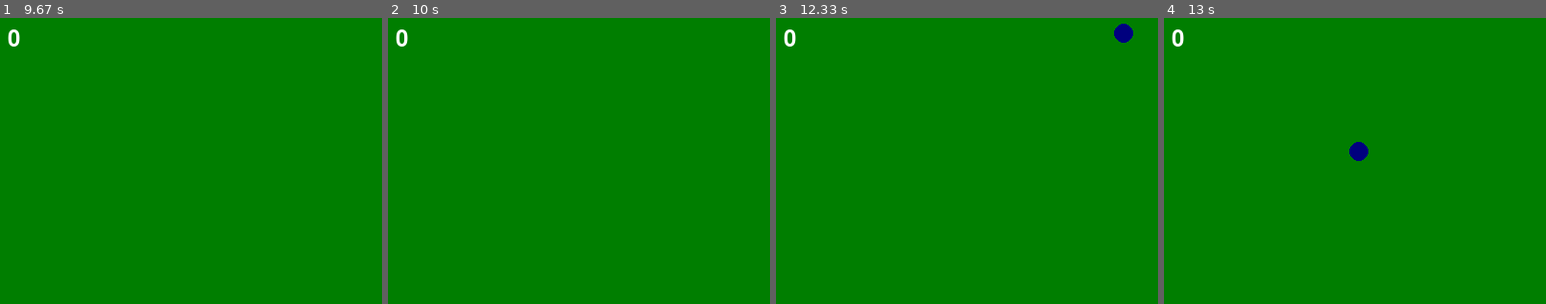
Above: before the commit, frames 1-4 (left to right).
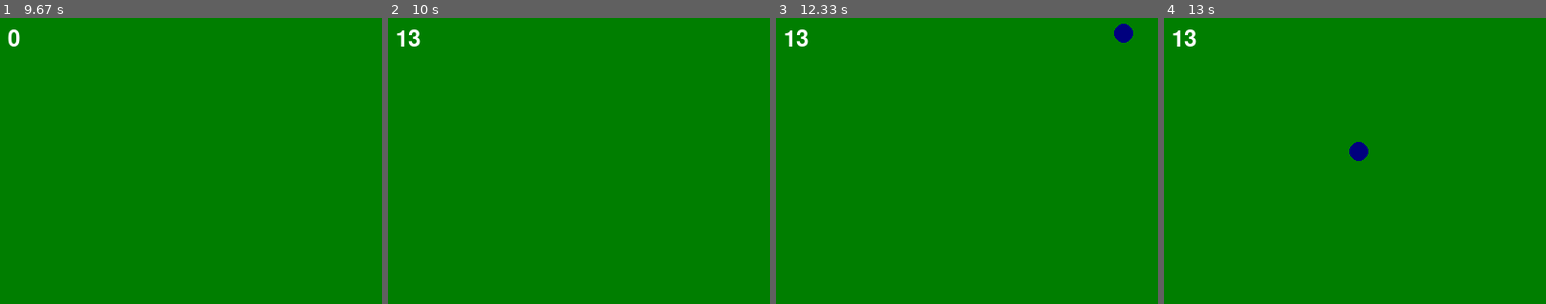
Above: after the commit, the same moments.

Repository: johnsonminzIdc/pygame
Game: pygame game, started from pong_next.py
Two runs of this game, one before a commit and one after it. Both use one fixed random seed, a clock stepped at 60 frames per second and the inputs below.
Inputs:
- Up to frame 1 (9.67 s): hold Left 0.33-0.87 s; hold Left 0.9-1.3 s; hold Right 1.33-1.97 s; hold Left 2-2.47 s; hold Left 8.33-8.8 s; hold Right 8.83-9.3 s; hold Right from 9.33 s (still down)
- Up to frame 2 (10 s): release Right at 9.8 s; hold Left from 9.83 s (still down)
- Up to frame 3 (12.33 s): release Left at 10.37 s; hold Left 10.4-10.8 s; hold Right 10.83-11.47 s; hold Left 11.5-11.97 s; hold Right from 12 s (still down)
- Up to frame 4 (13 s): release Right at 12.47 s; hold Right 12.5-12.97 s
The pictures show only the part of the screen within x 10-60%, y 0-50%; the shares and areas given below are measured in that part.

Frame 1 is identical in both runs. In frame 2, 0.3% of the frame differs, in the area x 2-9%, y 4-10%; in frame 3, 0.3%; in frame 4, 0.3%.

Commit message:
improved the code by taking collision and bounce function inside the main loop

Diff:
--- a/pong_next.py
+++ b/pong_next.py
@@ -112,11 +112,9 @@
 newBall = Ball(Ball_color, Ball_x_pos, Ball_y_pos, Ball_x_vel, Ball_y_vel, Ball_radius)
 newBat=Bat(Bat_color,Bat_x_pos,Bat_y_pos,Bat_width,Bat_height,bat_speed,Bat_stroke)
 new_gameManager=gameManager()
-bounce=newBall.bounce
-collision=newBat.collision
-# creating loop variable
+
+
 running = True
-#new_score=0
 
 
 #Main loop
@@ -125,18 +123,17 @@
         if event.type == pygame.QUIT:
             running = False
 
-    screen.fill((0,126,0))        # 1) clear background
+    screen.fill((0,126,0))  # 1) clear background
     newBall.move()
     newBat.move()
-    newBall.bounce()            # 2) update position each frame
-    newBat.collision(newBall)
+    bounce=newBall.bounce() #we need to update alaway to fetch the score
+    collision=newBat.collision(newBall)
     newBall.draw(screen)
     newBat.draw(screen)
     new_gameManager.updateScore(collision,bounce)
     font=pygame.font.Font(None,36)
     score_text=font.render(f"score: {new_gameManager.score}",True,(255,255,255))
     screen.blit(score_text,(10,10))
-
     pygame.display.update()       # 4) flip buffers
     clock.tick(120)
 
